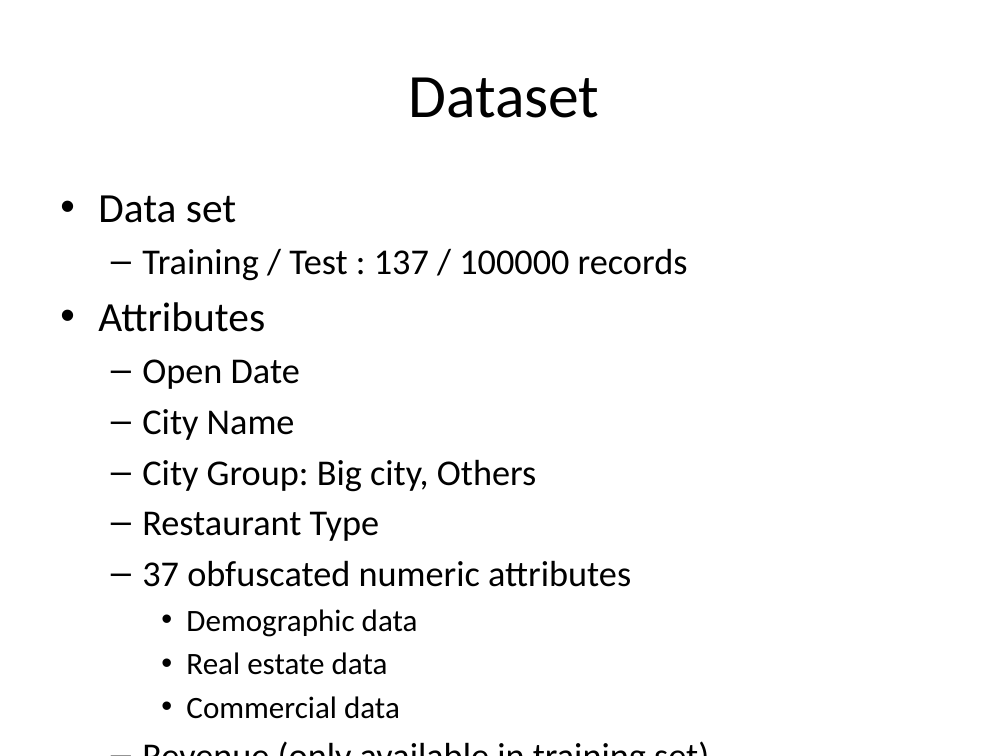
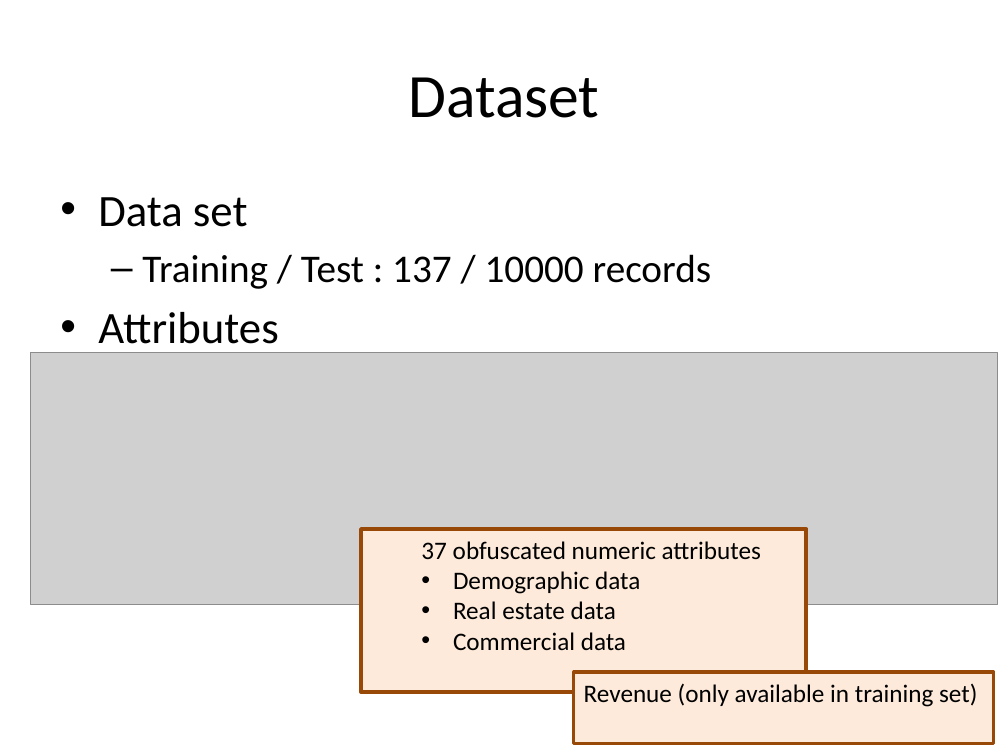
Before and after one commit to hxwang/revenue-prediction, a slide deck: slide 4 of doc/report/revenue-prediction.pptx (slide 3 before the commit). Drawn at 1008x756 pixels with LibreOffice and Linux fonts; fonts in the diff are those of the drawing; grey boxes stand for pictures. Boxes give left, top, right and bottom in pixels: in the first picture for what was removed or moved away, otherwise in the second. Text is boxed around its words. In the diff, an @@ line names an element or a change of style, - is before the commit and + after.

```diff
--- a/doc/report/revenue-prediction.pptx
+++ b/doc/report/revenue-prediction.pptx
@@ text at box(98, 197, 278, 355): size 29.6 to 32 pt in "Data set", "Attributes" @@
@@ text at box(142, 254, 711, 289): text changed; size 25.9 to 28 pt @@
-  – Training / Test : 137 / 100000 records
+  – Training / Test : 137 / 10000 records
@@ picture added at box(31, 353, 998, 605) @@
@@ text at box(142, 359, 631, 719): paragraphs removed @@
-  – Open Date
-  – City Name
-  – City Group: Big city, Others
-  – Restaurant Type
-  – 37 obfuscated numeric attributes
-    • Demographic data
-    • Real estate data
-    • Commercial data
-  – Revenue (only available in training set)
@@ rectangle added at box(361, 529, 806, 692), fill #FDEADA, outline #984807 3 pt, 18 pt, text #000000 @@
+  37 obfuscated numeric attributes
+  • Demographic data
+  • Real estate data
+  • Commercial data
@@ rectangle added at box(574, 672, 994, 744), fill #FDEADA, outline #984807 2.25 pt, 18 pt, text #000000 @@
+  Revenue (only available in training set)
```
Also in this commit, not shown: 1 other slide changed, 6 slides added, 1 slide removed, 1 other file.
